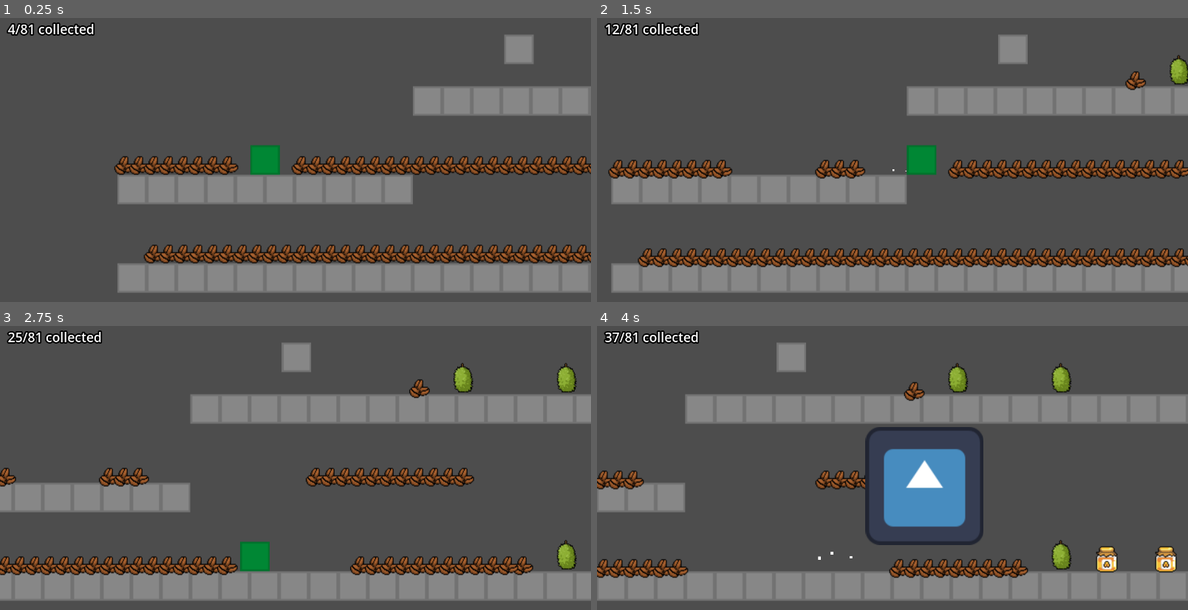
Above: before the commit, frames 1-4 (two rows, left to right).
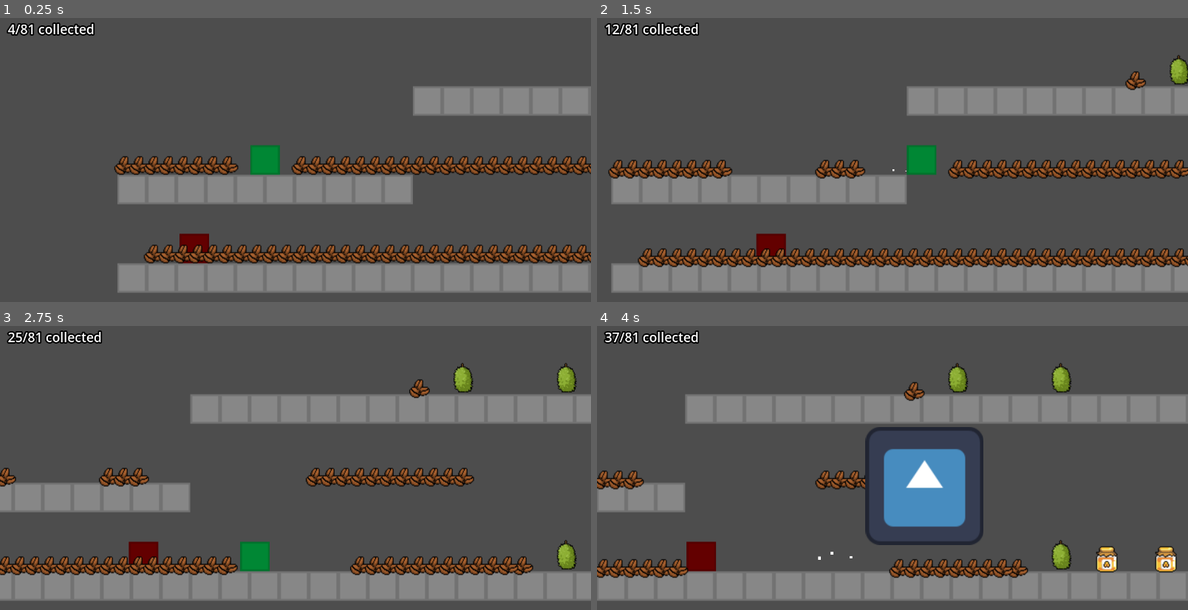
Above: after the commit, the same moments.

Repository: JumbledOne/RPHGameProject
Game: Godot game, scene res://scenes/game_scene/game_scene.tscn
Two runs of this game, one before a commit and one after it. Both use one fixed random seed, a clock stepped at 60 frames per second and the inputs below. The engine's default icon, where the game draws it, is replaced by a stand-in: a white triangle on a blue panel in a dark square.
Inputs:
- Up to frame 1 (0.25 s): no input
- Up to frame 2 (1.5 s): tap Enter at 0.5 s; hold D (right) from 0.53 s (still down); tap E (attack) at 0.6 s; tap Space (jump) at 0.77 s; tap I (ability) at 1.35 s
- Up to frame 3 (2.75 s): tap Space (jump) at 1.52 s; tap E (attack) at 1.55, 2.1 s; release D (right) at 2.03 s; hold A (left) from 2.03 s (still down)
- Up to frame 4 (4 s): release A (left) at 2.78 s; hold D (right) from 2.78 s (still down); tap E (attack) at 2.85, 3.8 s; tap Space (jump) at 3.02, 3.77 s; hold I (ability) from 3.53 s (still down)

The runs differ from the first frame. In frame 1, 0.8% of the frame differs, in the area x 30-91%, y 5-87%; in frame 2, 0.8%; in frame 3, 0.8%; in frame 4, 1.0%, in the area x 15-36%, y 5-87%.
Error before the commit: Invalid access to property or key 'movement_Component' on a base object of type 'null instance'. (res://scripts/enemy/Enemy_Entity.gd:24)

Commit message:
implemented enum driven behavior manager

Diff:
--- a/src/scenes/game_scene/game_scene.tscn
+++ b/src/scenes/game_scene/game_scene.tscn
@@ -1,6 +1,6 @@
 [gd_scene format=4 uid="uid://bl40gfmg0jtsb"]
 
-[ext_resource type="PackedScene" uid="uid://cyv4wl80p1a4t" path="res://scripts/enemy/Evil_Durian.tscn" id="1_wmtvo"]
+[ext_resource type="PackedScene" uid="uid://cqigrplcns1qc" path="res://scripts/enemy/test.tscn" id="1_j6s53"]
 [ext_resource type="Texture2D" uid="uid://ciaxb2mesyvra" path="res://assets/sprites/test_square.png" id="1_xb203"]
 [ext_resource type="Script" uid="uid://d22cgg754fheg" path="res://scripts/player/player_camera/player_camera.gd" id="2_ducuf"]
 [ext_resource type="Texture2D" uid="uid://p5p4kheh71sg" path="res://assets/sprites/tilemap.png" id="2_j8flk"]
@@ -122,8 +122,7 @@
 [node name="GameScene" type="Node2D" unique_id=211181931]
 script = SubResource("GDScript_8p81m")
 
-[node name="EvilDurian" parent="." unique_id=565006692 instance=ExtResource("1_wmtvo")]
-position = Vector2(403, -168)
+[node name="Test_enemy" parent="." unique_id=565006692 instance=ExtResource("1_j6s53")]
 
 [node name="TileMapLayer" type="TileMapLayer" parent="." unique_id=1822924676]
 tile_map_data = PackedByteArray("AAAIAP//AQAAAAAAAAAHAP//AQAAAAAAAAAGAP//AQAAAAAAAAAFAP//AQAAAAAAAAAEAP//AQAAAAAAAAADAP …(976 unchanged characters)…
--- a/src/scripts/enemy/Behaviors/base_behavior.gd
+++ b/src/scripts/enemy/Behaviors/base_behavior.gd
@@ -10,7 +10,7 @@
 
 const attackComponentScripts = {
 	attackComponents.IDLE: preload("res://scripts/enemy/Components/AttackComponents/none.gd"),
-	attackComponents.GUARANTEED_HIT: preload("res://scripts/enemy/Components/AttackComponents/rotten_Cacao.gd")
+	attackComponents.GUARANTEED_HIT: preload("res://scripts/enemy/Components/AttackComponents/Guaranteed_Hit.gd")
 }
 
 
@@ -21,7 +21,7 @@
 
 const movementComponentScripts = {
 	movementComponents.IDLE: preload("res://scripts/enemy/Components/MovementComponents/Idle.gd"),
-	movementComponents.CHASE: preload("res://scripts/enemy/Components/MovementComponents/evil_Durian.gd")
+	movementComponents.CHASE: preload("res://scripts/enemy/Components/MovementComponents/Chase.gd")
 }
 
 # should be called inside func _process()
@@ -29,6 +29,22 @@
 
 # should be called inside func _physics_process()
 @onready var movement_Component = $MovementComponent
+
+# so behaviorManager can read the game
+@abstract func GameLogic(enemy: Enemy_Entity, delta: float)
+
+
+func process_tick(enemy: Enemy_Entity, delta: float) -> void:
+	GameLogic(enemy, delta)
+
+	if attack_Component.has_method("tick"):
+		attack_Component.tick(enemy, delta)
+
+func physics_process_tick(enemy: Enemy_Entity, delta: float) -> void:
+	GameLogic(enemy, delta)
+
+	if movement_Component.has_method("tick"):
+		movement_Component.tick(enemy, delta)
 
 # setters
 func setMovementComponent(new_component: movementComponents) -> void:
--- a/src/scripts/enemy/Behaviors/testBehavior.gd
+++ b/src/scripts/enemy/Behaviors/testBehavior.gd
@@ -2,5 +2,8 @@
 extends Enemy_Behavior
 
 func _ready() -> void:
-	setAttackComponent(attackComponents.IDLE)
-	setMovementComponent(movementComponents.IDLE)
+	setAttackComponent(attackComponents.GUARANTEED_HIT)
+	setMovementComponent(movementComponents.CHASE)
+
+func GameLogic(enemy: Enemy_Entity, delta: float):
+	pass
--- a/src/scripts/enemy/Cacao_Enemy.tscn
+++ b/src/scripts/enemy/Cacao_Enemy.tscn
@@ -3,7 +3,7 @@
 [ext_resource type="Script" uid="uid://bu2ib87bigt48" path="res://scripts/enemy/Enemy_Entity.gd" id="1_o2k1m"]
 [ext_resource type="PackedScene" uid="uid://dwiill2noqt84" path="res://scripts/hurtbox/hurtbox.tscn" id="1_px0sb"]
 [ext_resource type="Texture2D" uid="uid://ciaxb2mesyvra" path="res://assets/sprites/test_square.png" id="2_drsj5"]
-[ext_resource type="Script" uid="uid://dkwinabt4kwnl" path="res://scripts/enemy/Components/AttackComponents/rotten_Cacao.gd" id="4_o2k1m"]
+[ext_resource type="Script" uid="uid://dkwinabt4kwnl" path="res://scripts/enemy/Components/AttackComponents/Guaranteed_Hit.gd" id="4_o2k1m"]
 [ext_resource type="Script" uid="uid://cp4m1jdy0wpdw" path="res://scripts/enemy/Components/MovementComponents/Idle.gd" id="5_o2k1m"]
 
 [sub_resource type="RectangleShape2D" id="RectangleShape2D_g4v7s"]
--- a/src/scripts/enemy/Components/AttackComponents/rotten_Cacao.gd
+++ b/src/scripts/enemy/Components/AttackComponents/Guaranteed_Hit.gd
@@ -1,4 +1,4 @@
-class_name RottenCacaoAttackComponent
+class_name GuaranteedHitAttackComponent
 extends Component
 
 const set_timer: float = 10.0
--- a/src/scripts/enemy/Components/MovementComponents/evil_Durian.gd
+++ b/src/scripts/enemy/Components/MovementComponents/Chase.gd
@@ -1,4 +1,4 @@
-class_name EvilDurianMovementComponent
+class_name ChaseMovementComponent
 extends Component
 
 var player_pos_when_jumping: Array = []
@@ -14,6 +14,9 @@
 	print("appended player jump pos")
 
 func tick(enemy: Enemy_Entity, delta: float) -> void:
+
+	if not GameManager or not GameManager.player:
+		return
 
 	if not is_connected_to_player and GameManager.player:
 		if GameManager.player.has_signal("jumped"):
--- a/src/scripts/enemy/Evil_Durian.tscn
+++ b/src/scripts/enemy/Evil_Durian.tscn
@@ -4,7 +4,7 @@
 [ext_resource type="Script" uid="uid://bu2ib87bigt48" path="res://scripts/enemy/Enemy_Entity.gd" id="1_d3qgh"]
 [ext_resource type="Texture2D" uid="uid://ciaxb2mesyvra" path="res://assets/sprites/test_square.png" id="2_i46wp"]
 [ext_resource type="Script" uid="uid://cegn7cs0y2n02" path="res://scripts/enemy/Components/AttackComponents/none.gd" id="3_6c637"]
-[ext_resource type="Script" uid="uid://b2tfcrerivtxc" path="res://scripts/enemy/Components/MovementComponents/evil_Durian.gd" id="3_ctupp"]
+[ext_resource type="Script" uid="uid://b2tfcrerivtxc" path="res://scripts/enemy/Components/MovementComponents/Chase.gd" id="3_ctupp"]
 
 [sub_resource type="RectangleShape2D" id="RectangleShape2D_g4v7s"]
 size = Vector2(32, 32)
Renamed: src/scripts/enemy/Components/AttackComponents/rotten_Cacao.gd.uid -> src/scripts/enemy/Components/AttackComponents/Guaranteed_Hit.gd.uid
Renamed: src/scripts/enemy/Components/MovementComponents/evil_Durian.gd.uid -> src/scripts/enemy/Components/MovementComponents/Chase.gd.uid
Not shown, added: src/scenes/game_scene/game_scene.tscn5506059952.tmp
